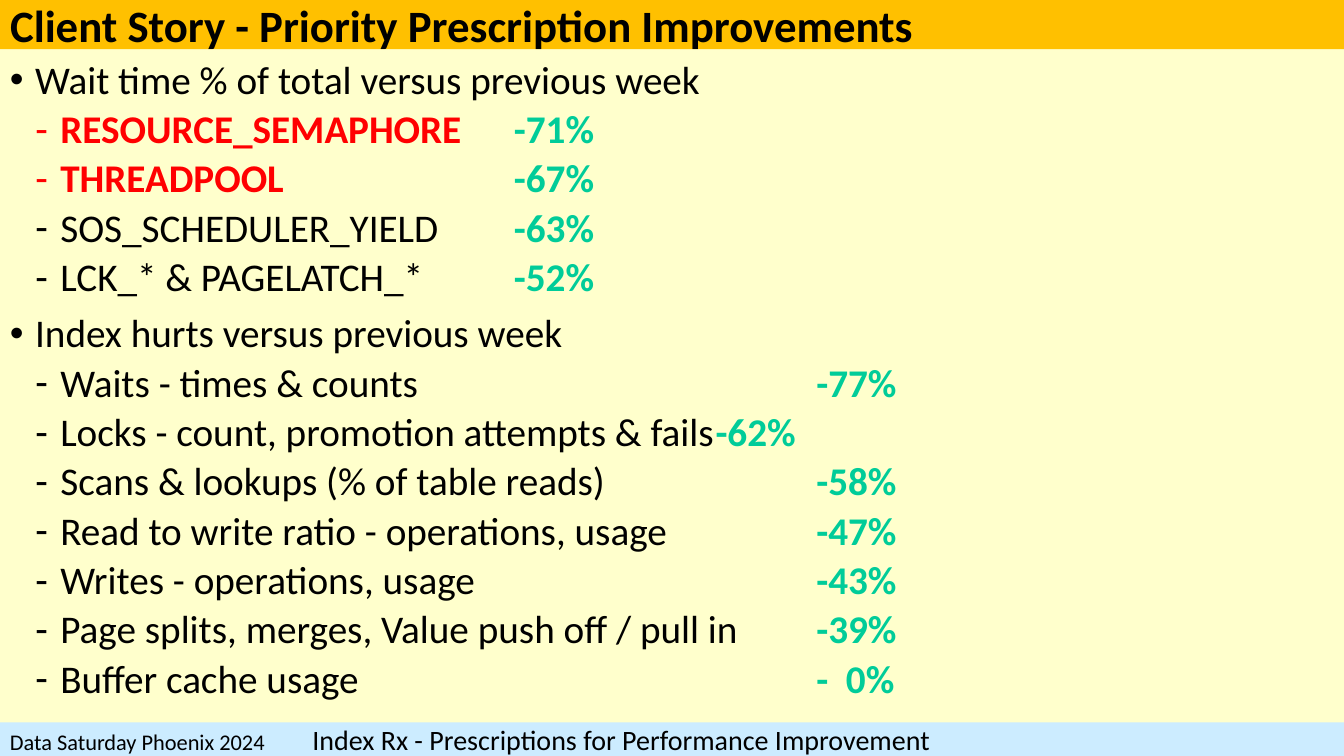
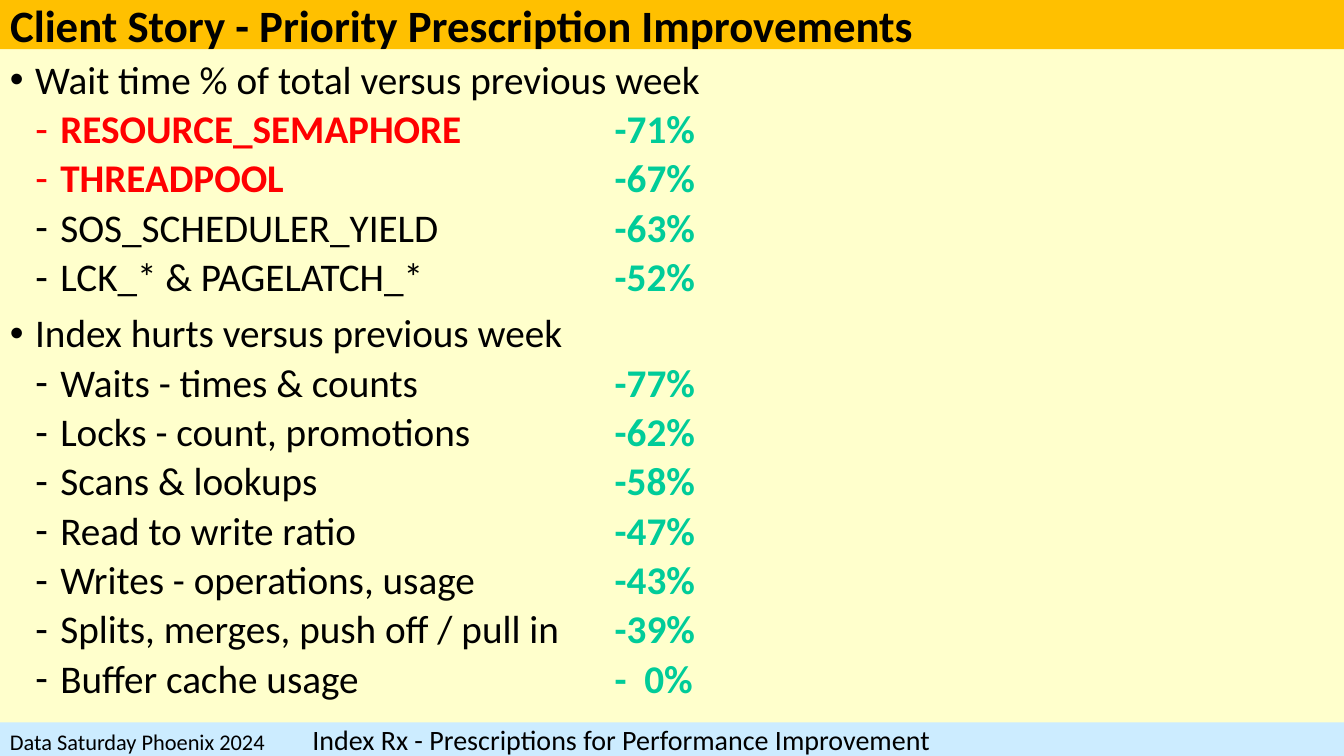
Before and after one commit to SQLXL/SQLXL, a slide deck: slide 41 of SQLXL_Index.pptx. Drawn at 1344x756 pixels with LibreOffice and Linux fonts; fonts in the diff are those of the drawing. Boxes give left, top, right and bottom in pixels: in the first picture for what was removed or moved away, otherwise in the second. Text is boxed around its words. In the diff, an @@ line names an element or a change of style, - is before the commit and + after.

```diff
--- a/SQLXL_Index.pptx
+++ b/SQLXL_Index.pptx
@@ text at (60, 418, 695, 546): text changed @@
-  ‐ Locks - count, promotion attempts & fails -62%
-  ‐ Scans & lookups (% of table reads) -58%
-  ‐ Read to write ratio - operations, usage -47%
+  ‐ Locks - count, promotions -62%
+  ‐ Scans & lookups -58%
+  ‐ Read to write ratio -47%
@@ text at (60, 615, 695, 650): text changed @@
-  ‐ Page splits, merges, Value push off / pull in -39%
+  ‐ Splits, merges, push off / pull in -39%
```
Also in this commit, not shown: 9 other slides changed, 1 other file.
